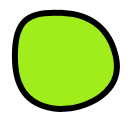
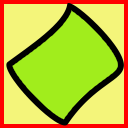
Layer changes from the first 128 x 128 image to the second:
hid group "walk" (23 layers) over bbox(0, 0, 128, 128)
hid "Green - Friendly copy 19", painted on it, masked it over bbox(11, 9, 120, 117)
showed group "idle" (12 layers) over bbox(0, 0, 128, 128)
painted on "Green - Friendly copy 5", masked it over bbox(6, 3, 124, 126)
added layer "Rectangle 1" in group "idle" over bbox(0, 0, 128, 128)
